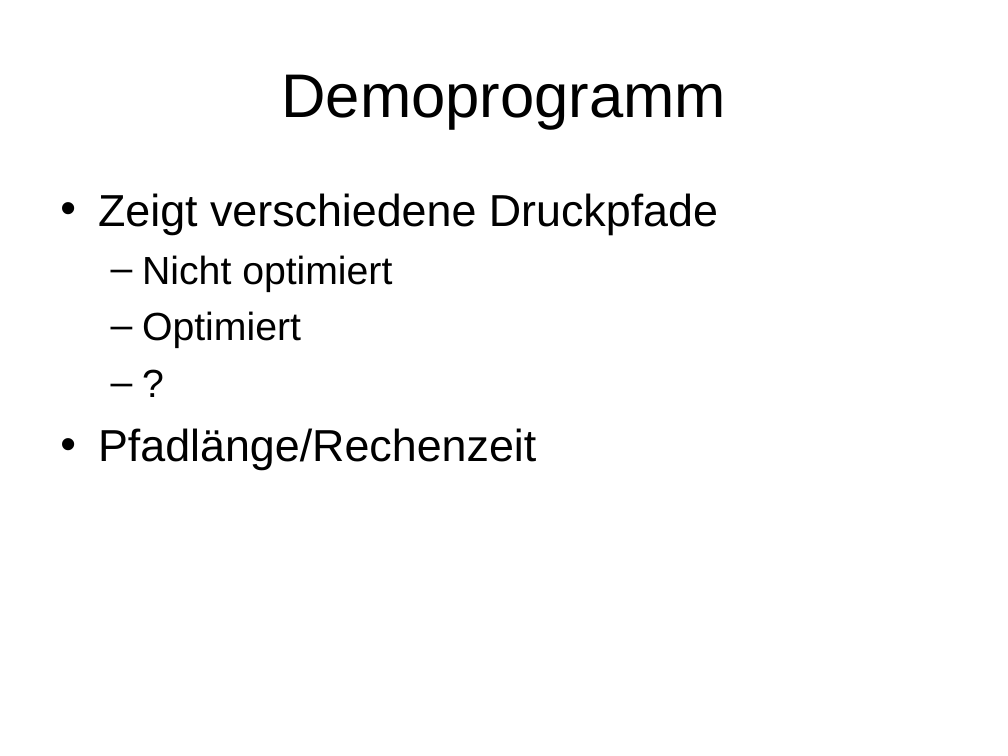
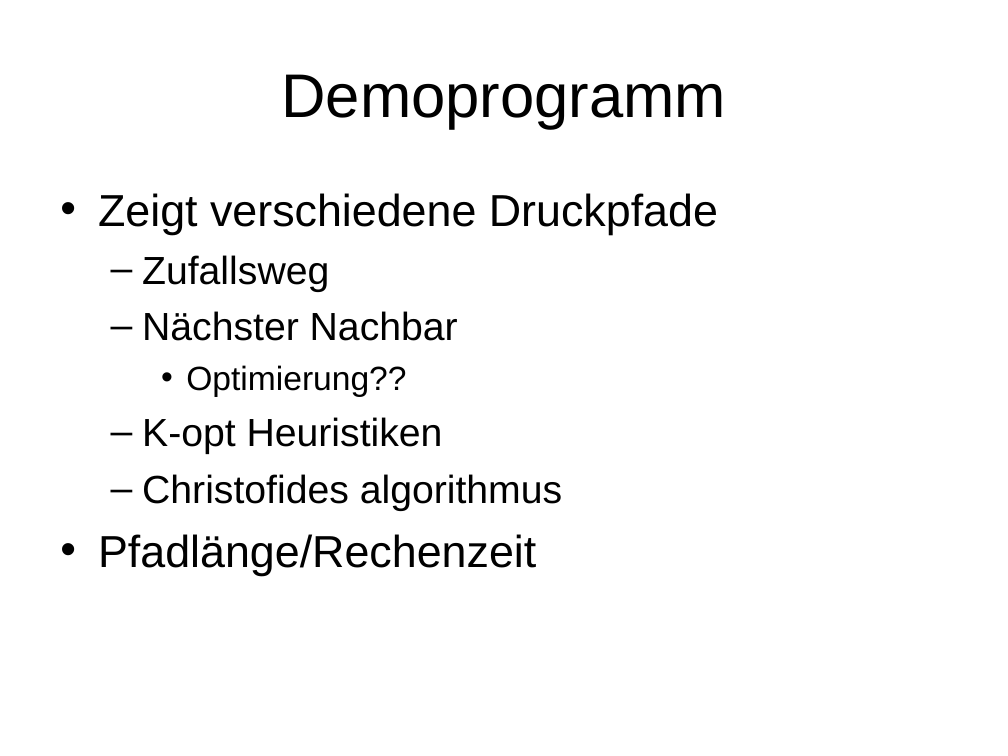
Before and after one commit to khase/MotionPlanning, a slide deck: slide 7 of Seminar/Themenvorschlag-3D-Print.ppt (slide 4 before the commit). Drawn at 1008x756 pixels with LibreOffice and Linux fonts; fonts in the diff are those of the drawing. Boxes give left, top, right and bottom in pixels: in the first picture for what was removed or moved away, otherwise in the second. Text is boxed around its words. In the diff, an @@ line names an element or a change of style, - is before the commit and + after.

Commit message:
make ppt more n1

```diff
--- a/Seminar/Themenvorschlag-3D-Print.ppt
+++ b/Seminar/Themenvorschlag-3D-Print.ppt
@@ text at (x1=142, y1=255, x2=562, y2=511): text changed @@
-  – Nicht optimiert
-  – Optimiert
-  – ?
+  – Zufallsweg
+  – Nächster Nachbar
+    • Optimierung??
+  – K-opt Heuristiken
+  – Christofides algorithmus
```
Also in this commit, not shown: 1 other slide changed, 4 slides added, 1 slide removed.
